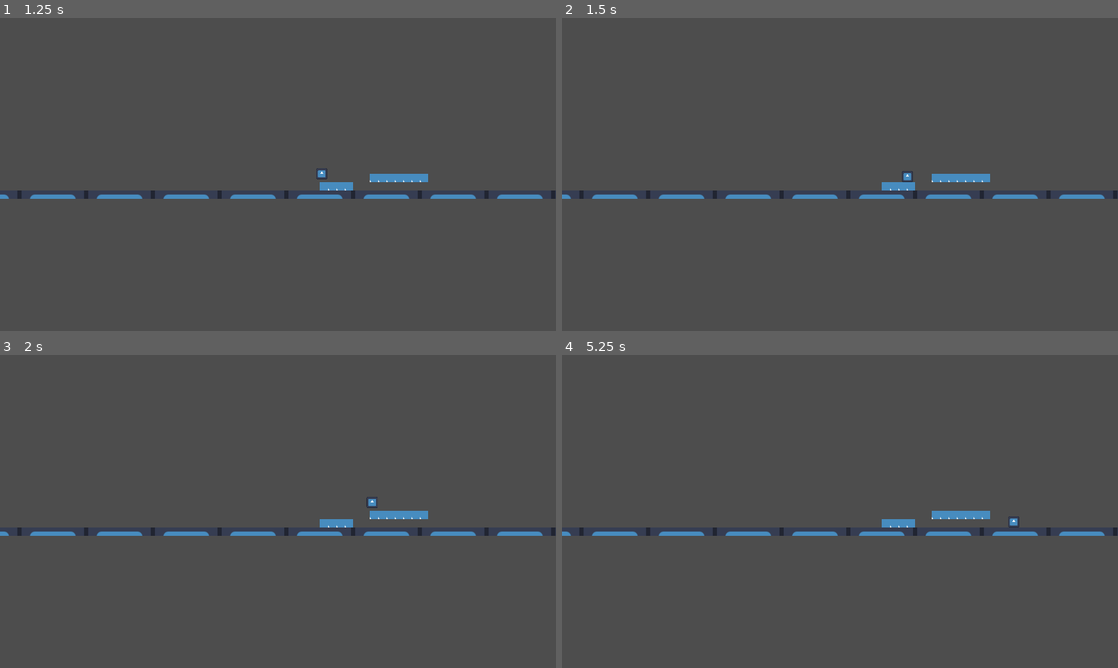
Above: before the commit, frames 1-4 (two rows, left to right).
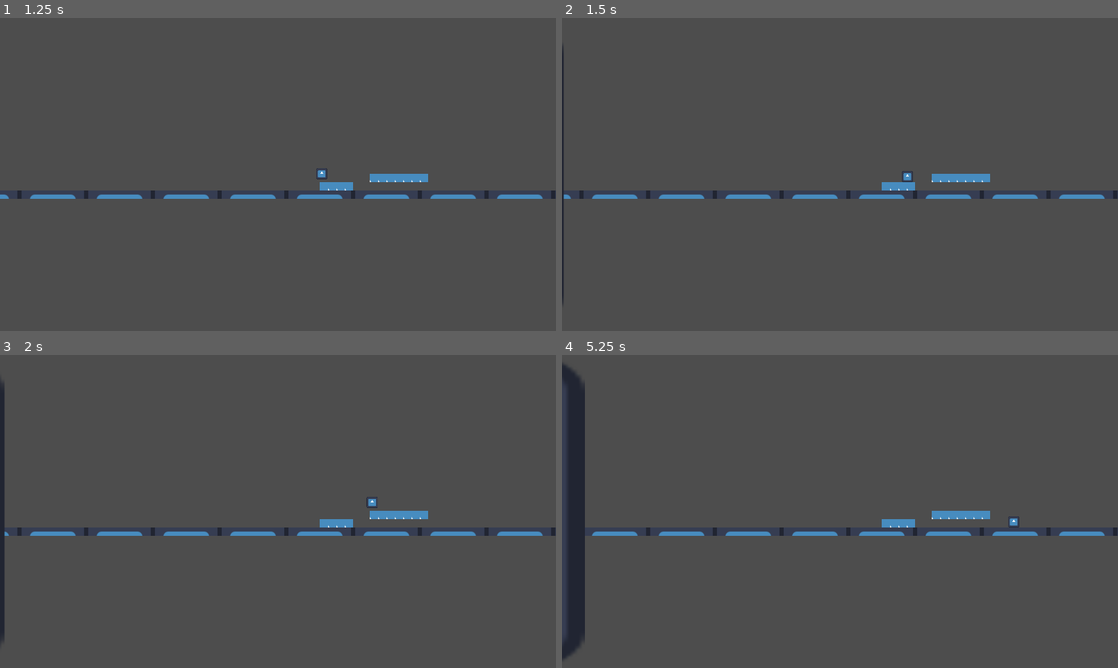
Above: after the commit, the same moments.

Repository: Crosgaard/DimensionHopperPlatformer
Game: Godot game, scene res://Scenes/test_lvl.tscn
Same seed, same stepped clock (60 frames per second), same inputs: the game is played once before the commit and once after it. The engine's default icon, where the game draws it, is replaced by a stand-in: a white triangle on a blue panel in a dark square.
Inputs:
- Up to frame 1 (1.25 s): tap Enter at 0.5 s; hold D (move_right) from 0.53 s (still down); tap Shift (dash) at 0.6 s; tap W (jump) at 0.77 s
- Up to frame 2 (1.5 s): keep holding D (move_right); tap Shift (dash) at 1.35 s
- Up to frame 3 (2 s): keep holding D (move_right); tap W (jump) at 1.52 s
- Up to frame 4 (5.25 s): tap Space at 2, 5 s; release D (move_right) at 2.03 s; hold A (move_left) 2.03-2.78 s; tap Shift (dash) every 0.75 s from 2.1 to 5.1 s; hold D (move_right) 2.78-4.28 s; tap W (jump) at 3.02, 3.77, 4.52 s; tap Enter at 4.25 s; hold A (move_left) 4.28-5.03 s; hold D (move_right) from 5.03 s (still down)

Frame 1 is identical in both runs. In frame 2, 0.2% of the frame differs, in the area x 0-1%, y 9-92%; in frame 3, 0.6%; in frame 4, 3.2%, in the area x 0-5%, y 2-98%.

Commit message:
#12

Diff:
--- a/Scenes/KillBarrier/kill_barrier.gd
+++ b/Scenes/KillBarrier/kill_barrier.gd
@@ -1,11 +1,14 @@
 extends Area2D
 
+@export var start_point: Vector2
+@export var end_point: Vector2
 @export var time: float
 
-var direction: Vector2
-var distance: Vector2
+func _ready():
+	position = start_point
+	var tween = get_tree().create_tween()
+	tween.tween_property(self, "position", end_point, time)
 
-@onready var start_point: Vector2 = %StartPoint.global_position
-@onready var end_point: Vector2 = %EndPoint.global_position
-
-func _ready() -> void:
+func _on_body_entered(body):
+	if body is Player:
+		body.die()
--- a/Scenes/KillBarrier/kill_barrier.tscn
+++ b/Scenes/KillBarrier/kill_barrier.tscn
@@ -1,19 +1,19 @@
-[gd_scene load_steps=2 format=3 uid="uid://dr3ljkrsv2d4r"]
+[gd_scene load_steps=4 format=3 uid="uid://dr3ljkrsv2d4r"]
 
 [ext_resource type="Script" path="res://Scenes/KillBarrier/kill_barrier.gd" id="1_q2cuw"]
+[ext_resource type="Texture2D" uid="uid://c7pes4cxofpbq" path="res://icon.svg" id="2_h2i38"]
+
+[sub_resource type="RectangleShape2D" id="RectangleShape2D_falqp"]
+size = Vector2(3264, 1836)
 
 [node name="KillBarrier" type="Area2D"]
 script = ExtResource("1_q2cuw")
-time = null
 
 [node name="Sprite2D" type="Sprite2D" parent="."]
+scale = Vector2(25.5, 14.3125)
+texture = ExtResource("2_h2i38")
 
 [node name="CollisionShape2D" type="CollisionShape2D" parent="."]
+shape = SubResource("RectangleShape2D_falqp")
 
-[node name="Node" type="Node" parent="."]
-
-[node name="StartPoint" type="Marker2D" parent="Node"]
-unique_name_in_owner = true
-
-[node name="EndPoint" type="Marker2D" parent="Node"]
-unique_name_in_owner = true
+[connection signal="body_entered" from="." to="." method="_on_body_entered"]
--- a/Scenes/Player/player.tscn
+++ b/Scenes/Player/player.tscn
@@ -13,14 +13,11 @@
 [sub_resource type="RectangleShape2D" id="RectangleShape2D_fw1i6"]
 size = Vector2(124, 124)
 
+[sub_resource type="Animation" id="Animation_hnkh5"]
+resource_name = "dash"
+
 [sub_resource type="Animation" id="Animation_3dqfi"]
 resource_name = "fall"
-
-[sub_resource type="Animation" id="Animation_nw8by"]
-resource_name = "move"
-
-[sub_resource type="Animation" id="Animation_hnkh5"]
-resource_name = "dash"
 
 [sub_resource type="Animation" id="Animation_flgi3"]
 resource_name = "idle"
@@ -30,6 +27,9 @@
 
 [sub_resource type="Animation" id="Animation_5pbyk"]
 resource_name = "jumping"
+
+[sub_resource type="Animation" id="Animation_nw8by"]
+resource_name = "move"
 
 [sub_resource type="AnimationLibrary" id="AnimationLibrary_uvkxn"]
 _data = {
--- a/Scenes/test_lvl.tscn
+++ b/Scenes/test_lvl.tscn
@@ -1,7 +1,8 @@
-[gd_scene load_steps=5 format=3 uid="uid://dwaa57jucxx0x"]
+[gd_scene load_steps=6 format=3 uid="uid://dwaa57jucxx0x"]
 
 [ext_resource type="Texture2D" uid="uid://c7pes4cxofpbq" path="res://icon.svg" id="1_emk58"]
 [ext_resource type="PackedScene" uid="uid://dhg0dxlbdhr00" path="res://Scenes/Player/player.tscn" id="2_pntus"]
+[ext_resource type="PackedScene" uid="uid://dr3ljkrsv2d4r" path="res://Scenes/KillBarrier/kill_barrier.tscn" id="3_to1vj"]
 
 [sub_resource type="TileSetAtlasSource" id="TileSetAtlasSource_vesgx"]
 texture = ExtResource("1_emk58")
@@ -281,3 +282,9 @@
 [node name="Player" parent="." instance=ExtResource("2_pntus")]
 position = Vector2(0, -91)
 scale = Vector2(0.5, 0.5)
+
+[node name="KillBarrier" parent="." instance=ExtResource("3_to1vj")]
+position = Vector2(0, -89)
+start_point = Vector2(-3272, -89)
+end_point = Vector2(0, -89)
+time = 100.0
--- a/project.godot
+++ b/project.godot
@@ -12,7 +12,7 @@
 
 config/name="DimensionHopperProject"
 run/main_scene="res://Scenes/test_lvl.tscn"
-config/features=PackedStringArray("4.2", "Mobile")
+config/features=PackedStringArray("4.1", "Mobile")
 config/icon="res://icon.svg"
 
 [display]
